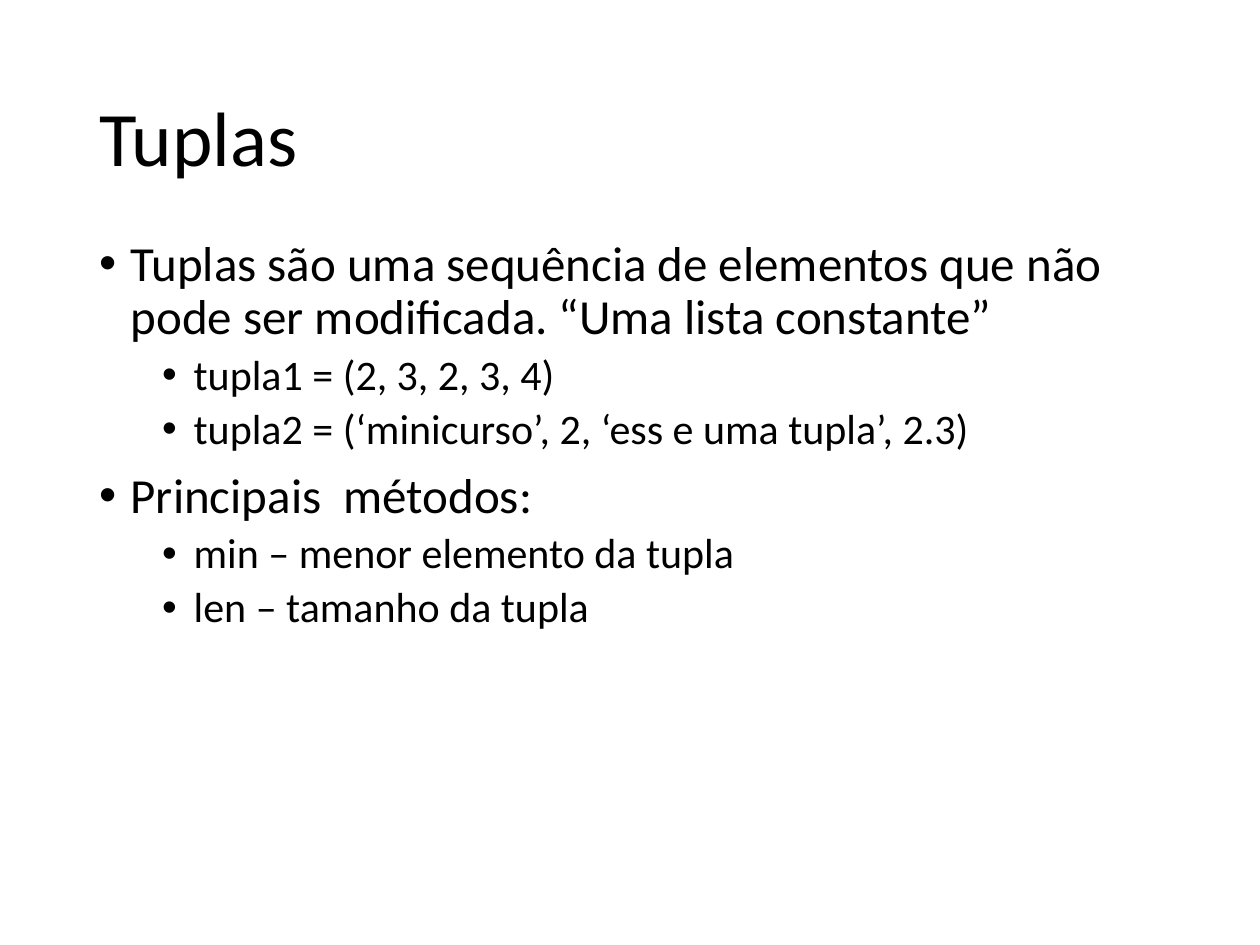
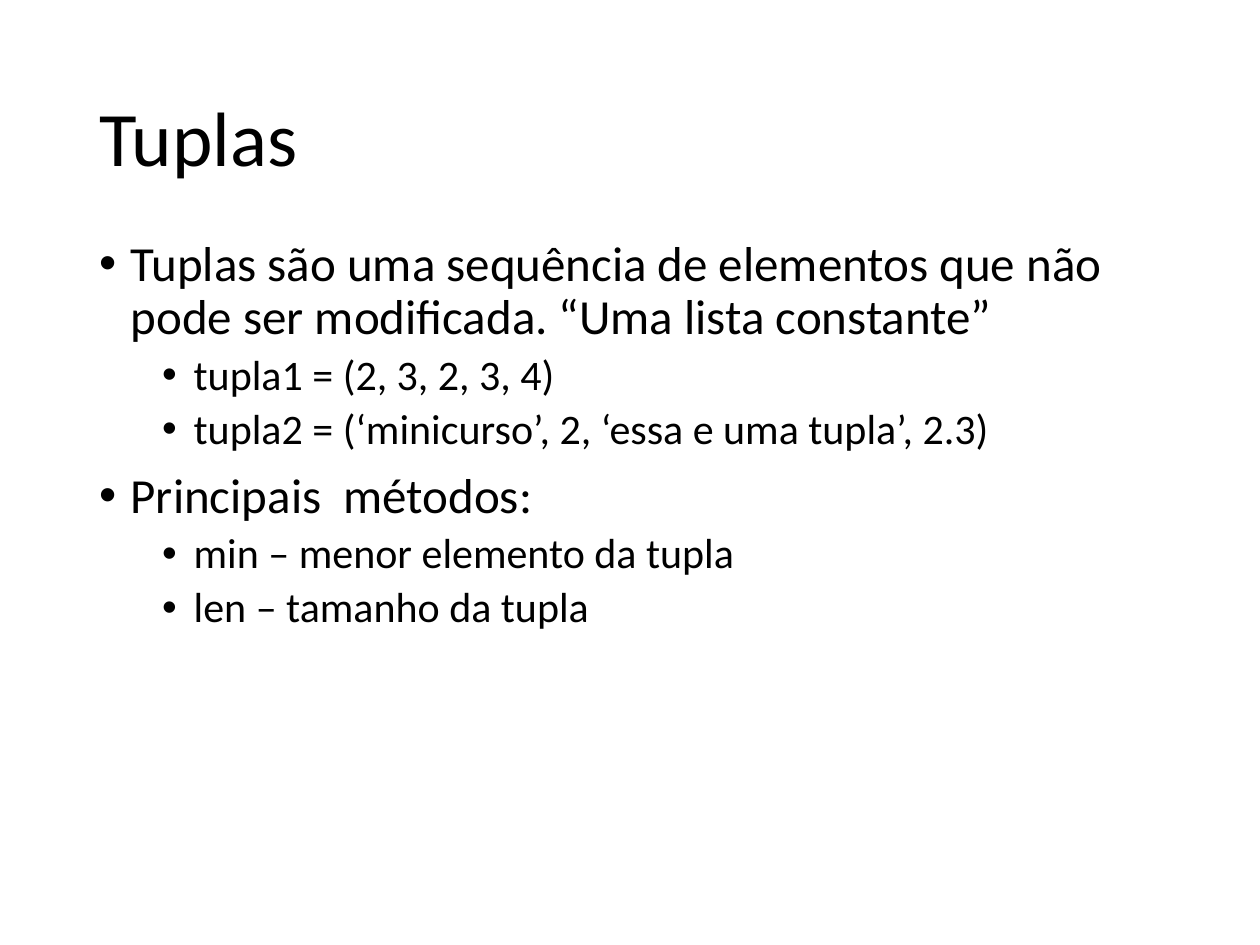
Before and after one commit to fernandoFernandeSantos/minicurso_python_2019, a slide deck: slide 36 of aula.pptx (slide 30 before the commit). Drawn at 1260x945 pixels with LibreOffice and Linux fonts; fonts in the diff are those of the drawing. Boxes give left, top, right and bottom in pixels: in the first picture for what was removed or moved away, otherwise in the second. Text is boxed around its words. In the diff, an @@ line names an element or a change of style, - is before the commit and + after.

```diff
--- a/aula.pptx
+++ b/aula.pptx
@@ text at (194,413,989,451): text changed @@
-  • tupla2 = (‘minicurso’, 2, ‘ess e uma tupla’, 2.3)
+  • tupla2 = (‘minicurso’, 2, ‘essa e uma tupla’, 2.3)
```
Also in this commit, not shown: 11 other slides changed, 17 slides added, 6 slides removed, 1 other file.
